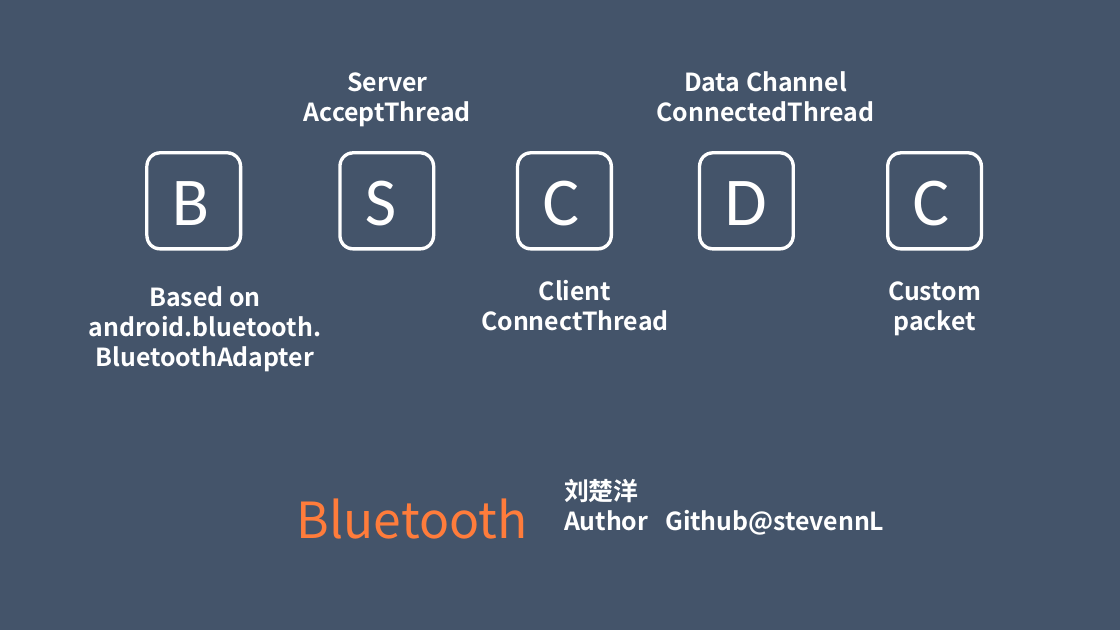
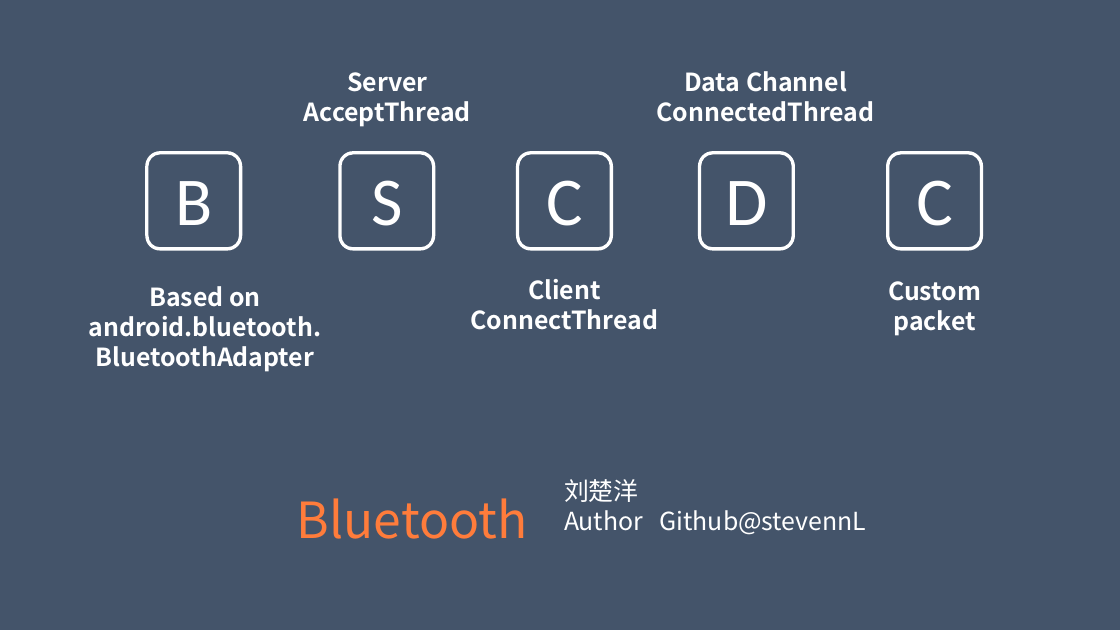
Before and after one commit to androids7/tastysnake, a slide deck: slide 5 of doc/presentation.pptx. Drawn at 1120x630 pixels with LibreOffice and Linux fonts; fonts in the diff are those of the drawing. Boxes give left, top, right and bottom in pixels: in the first picture for what was removed or moved away, otherwise in the second. Text is boxed around its words. In the diff, an @@ line names an element or a change of style, - is before the commit and + after.

```diff
--- a/doc/presentation.pptx
+++ b/doc/presentation.pptx
@@ alignment left to centre in 4 elements at box(146, 151, 243, 251), box(338, 151, 436, 251), box(516, 151, 614, 251), box(886, 151, 983, 251) @@
@@ text "Client": place and size @@
-text "Client" at box(481, 280, 668, 331)
+text "Client" at box(471, 279, 658, 330)
@@ text "刘楚洋" at box(564, 479, 866, 535): bold off @@
```
Also in this commit, not shown: 7 other slides changed.
